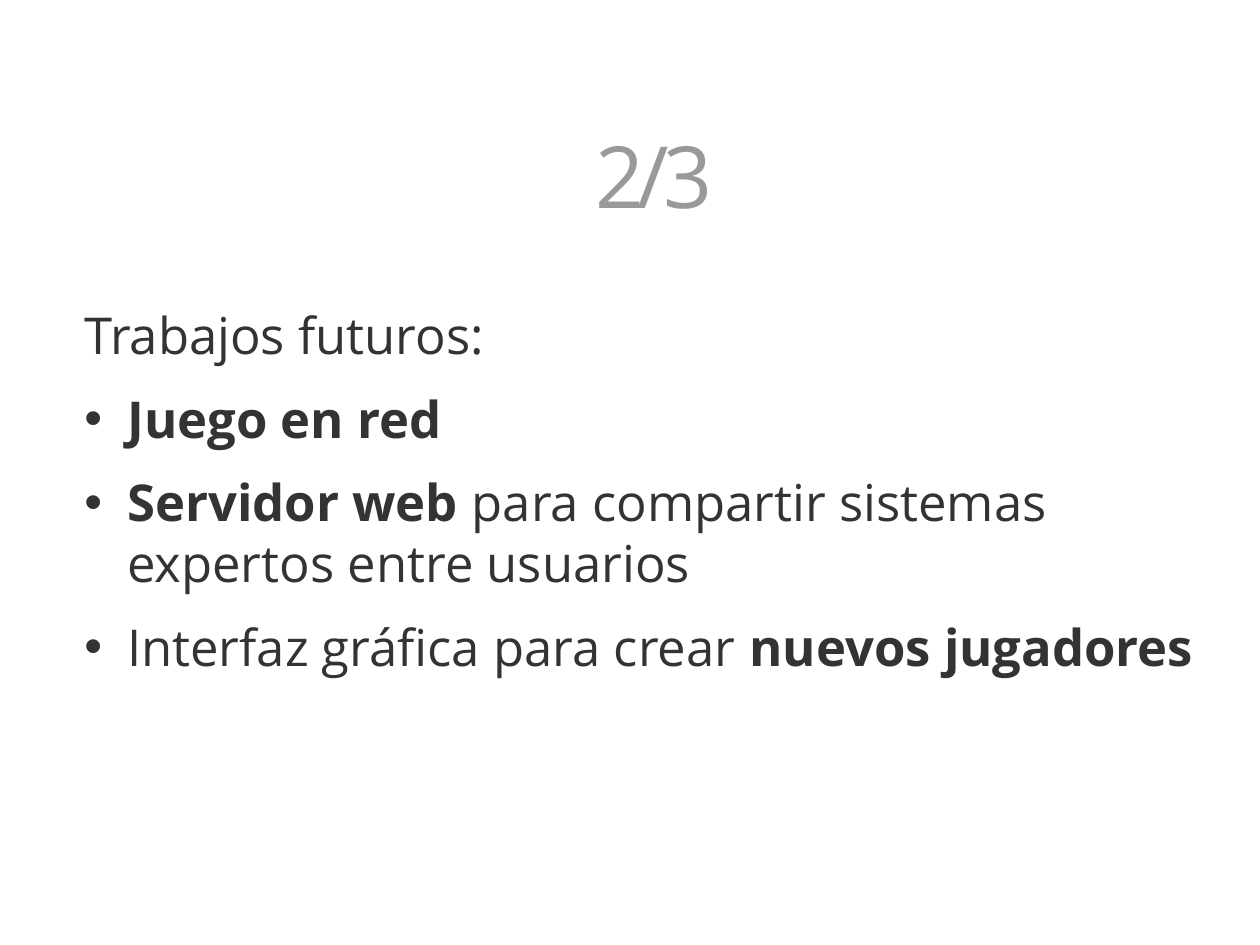
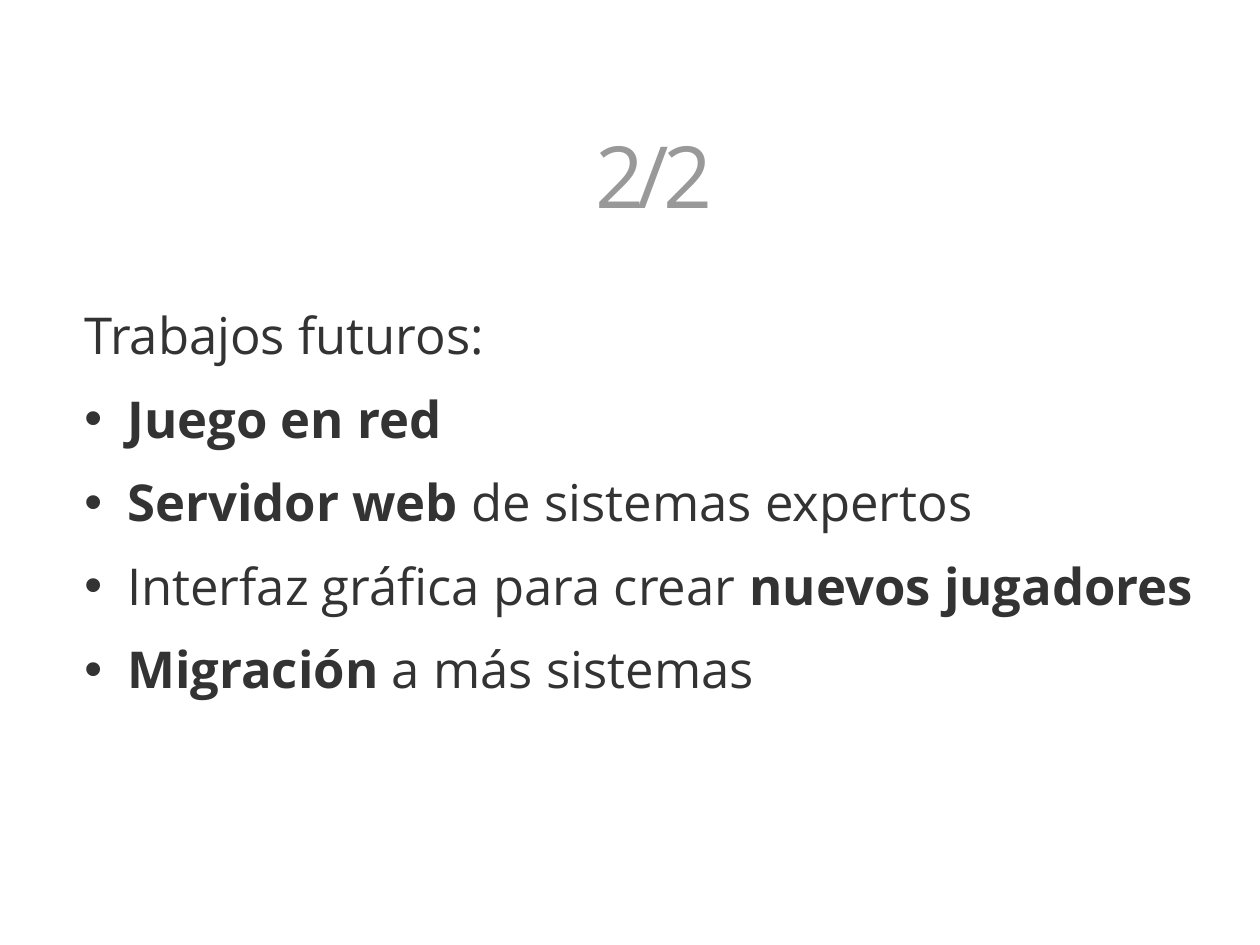
Before and after one commit to 3oheme/dominous, a slide deck: slide 23 of docs/presentacion/presentacion.odp (slide 22 before the commit). Drawn at 1260x945 pixels with LibreOffice and Linux fonts; fonts in the diff are those of the drawing; background and template pictures are left out. Boxes give left, top, right and bottom in pixels: in the first picture for what was removed or moved away, otherwise in the second. Text is boxed around its words. In the diff, an @@ line names an element or a change of style, - is before the commit and + after.

```diff
--- a/docs/presentacion/presentacion.odp
+++ b/docs/presentacion/presentacion.odp
@@ text at [595,146,712,208]: text changed @@
-Conclusiones 2/3
+Conclusiones 2/2
@@ text at [127,482,972,534]: text changed @@
-• Servidor web para compartir sistemas expertos entre usuarios
+• Servidor web de sistemas expertos
@@ text at [127,649,753,700]: paragraph added @@
+• Migración a más sistemas
```
Also in this commit, not shown: 3 other slides changed, 3 slides added, 1 slide removed, 14 other files.
